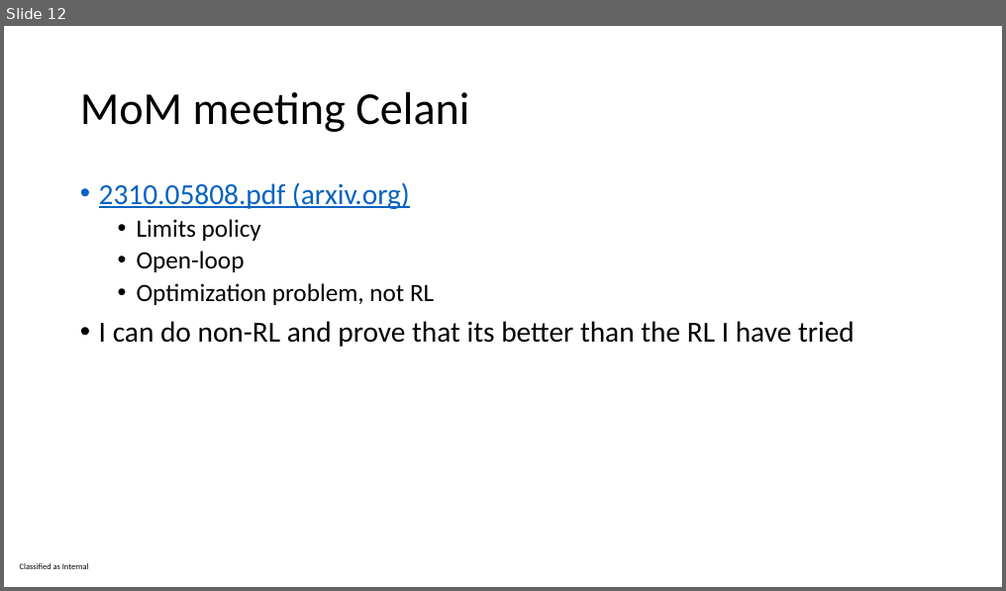
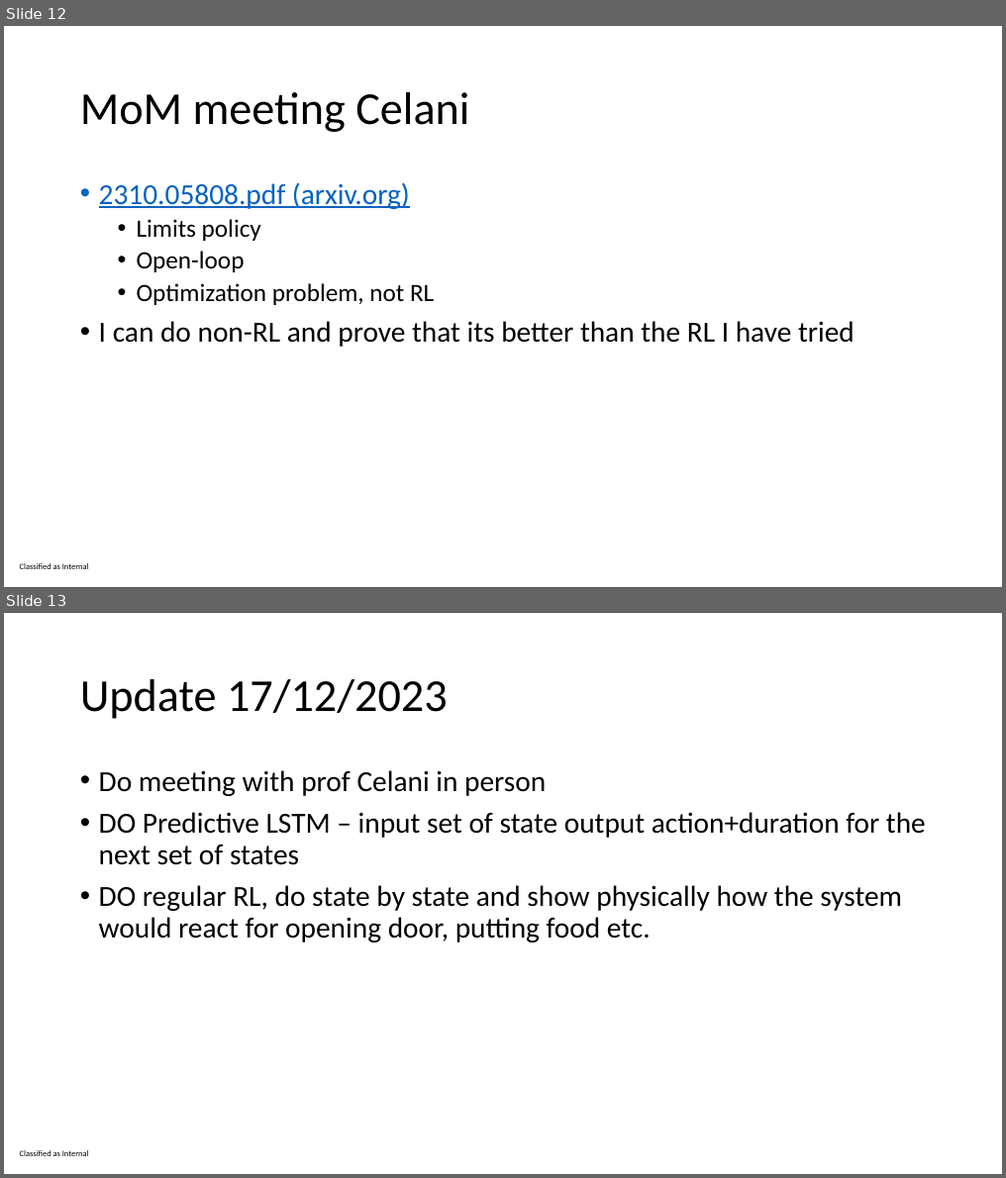
Before and after one commit to ImolaFodor/offline-rl-thesis, a slide deck: thesis proposal planning pre-heat.pptx. Shown one above the other, each under a label of ours: slide 12 before the commit, slides 12 and 13 after it. The pictures are 1006x591 and 1006x1178 pixels, drawn with LibreOffice and Linux fonts; fonts in the diff are those of the drawing. Boxes give left, top, right and bottom in pixels: in the first picture for what was removed or moved away, otherwise in the second. Text is boxed around its words. In the diff, an @@ line names an element or a change of style, - is before the commit and + after.

```diff
--- a/thesis proposal planning pre-heat.pptx
+++ b/thesis proposal planning pre-heat.pptx
@@ slide 13 added at box(4, 613, 1002, 1174), background #FFFFFF; not listed: 1 template element that a slide beside it also shows @@
@@ title added at box(80, 679, 448, 719), 44 pt, text #000000 @@
+Update 17/12/2023
@@ text added at box(99, 770, 926, 943), 28 pt, text #000000 @@
+• Do meeting with prof Celani in person
+• DO Predictive LSTM – input set of state output action+duration for the next set of states
+• DO regular RL, do state by state and show physically how the system would react for opening door, putting food etc.
```
Also in this commit, not shown: 3 slides changed.
